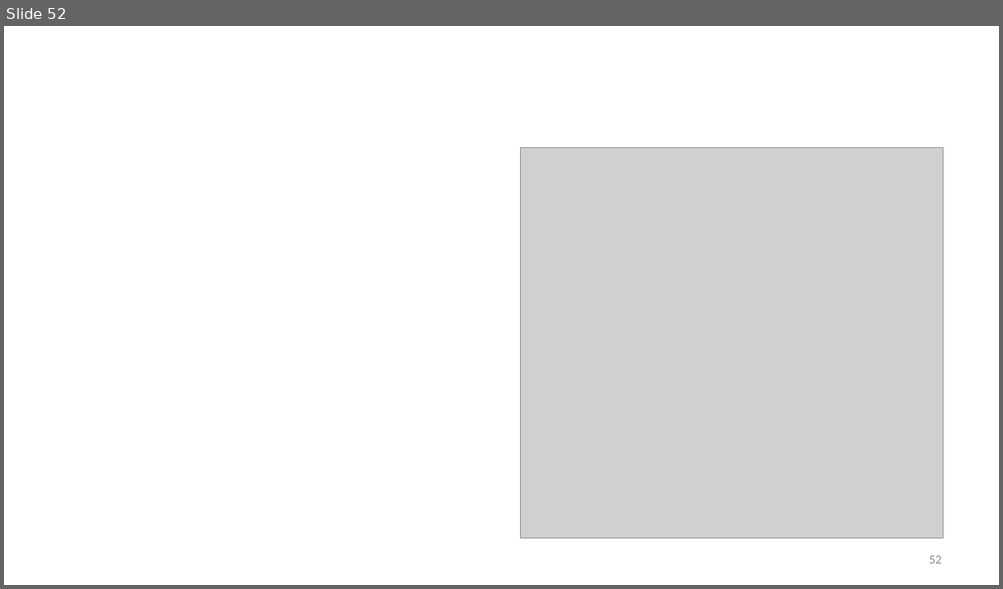
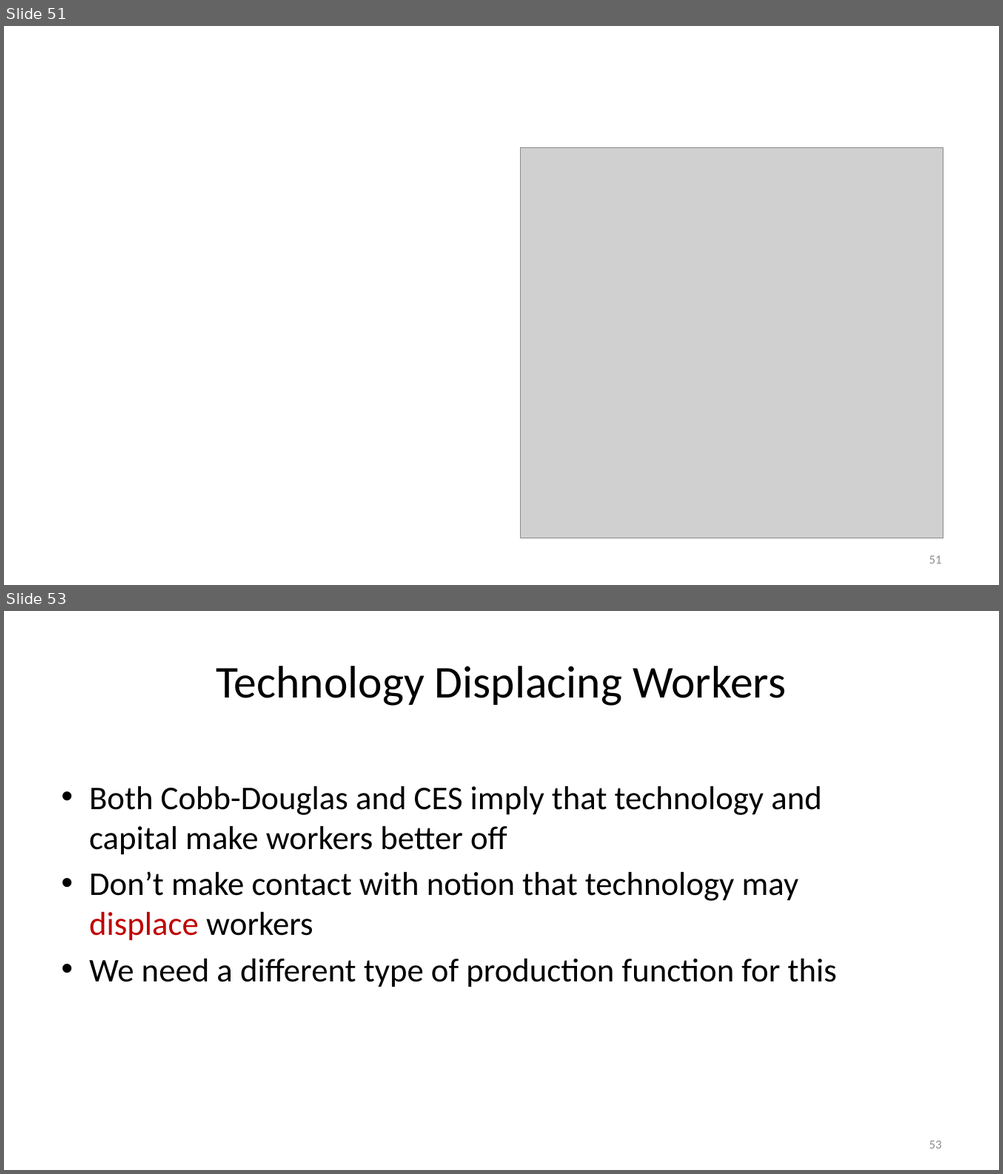
Before and after one commit to jonsteinsson/jonsteinsson.github.io, a slide deck: static/teaching/Lecture02Production.pptx. Shown one above the other, each under a label of ours: slide 52 before the commit, slides 51 and 53 after it; the slides between them are not shown. The pictures are 1003x589 and 1003x1174 pixels, drawn with LibreOffice and Linux fonts; fonts in the diff are those of the drawing; grey boxes stand for pictures. Boxes give left, top, right and bottom in pixels: in the first picture for what was removed or moved away, otherwise in the second. Text is boxed around its words. In the diff, an @@ line names an element or a change of style, - is before the commit and + after.

```diff
--- a/static/teaching/Lecture02Production.pptx
+++ b/static/teaching/Lecture02Production.pptx
@@ slide 53 added at [4, 611, 999, 1170], background #FFFFFF @@
@@ title added at [216, 666, 785, 706], 44 pt, text #000000 @@
+Technology Displacing Workers
@@ text added at [89, 786, 836, 988], 32 pt, text #000000 @@
+• Both Cobb-Douglas and CES imply that technology and
+  capital make workers better off
+• Don’t make contact with notion that technology may
+  displace workers
+• We need a different type of production function for this
@@ page number added at [929, 1141, 942, 1149], 12 pt, text #8C8C8C @@
+53
@@ what was slide 52 is now slide 51 @@
@@ page number at [929, 556, 942, 564]: text changed @@
-52
+51
```
Also in this commit, not shown: 5 slides changed, 18 other slides added, 4 slides removed, 5 other files.
